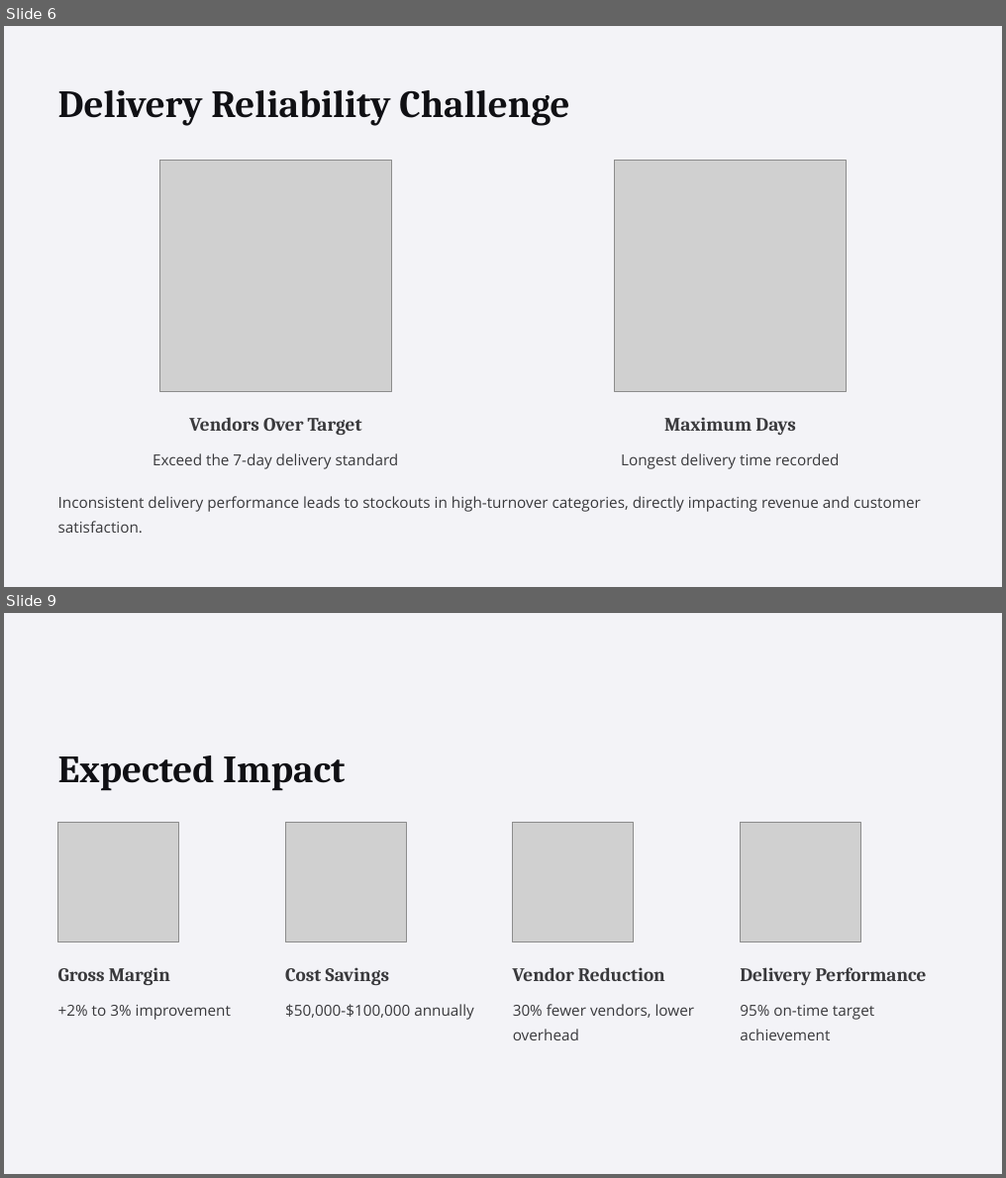
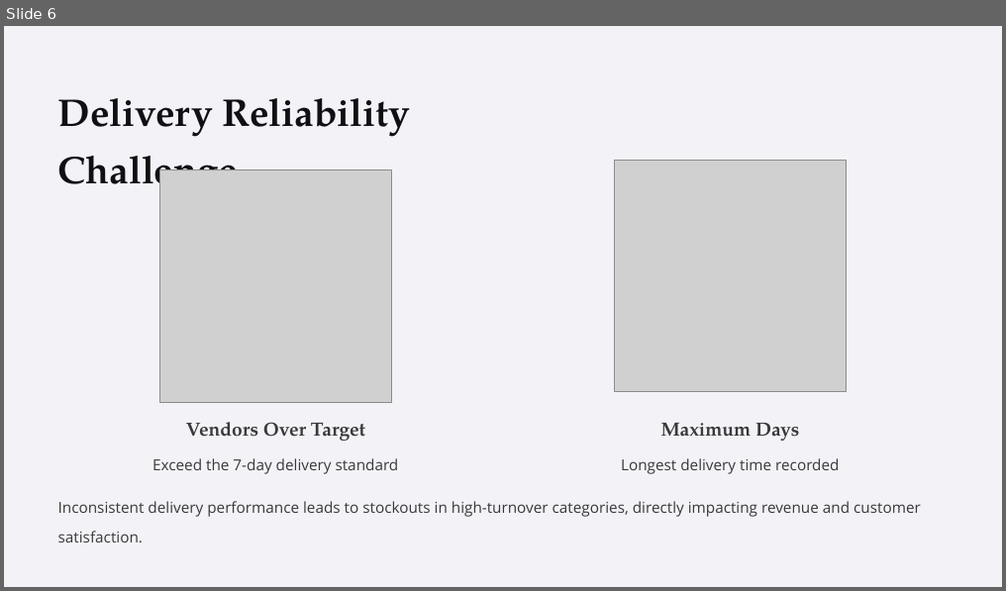
Before and after one commit to Saurabh1222/Liquor-Store-Chain-Vendor-Performance-Analysis, a slide deck: Vendor-Performance-Analysis.pptx. Shown one above the other, each under a label of ours: slides 6 and 9 before the commit, slide 6 after it; the slides between them are not shown. The pictures are 1006x1178 and 1006x591 pixels, drawn with LibreOffice and Linux fonts; fonts in the diff are those of the drawing; grey boxes stand for pictures; background and template pictures are left out. Boxes give left, top, right and bottom in pixels: in the first picture for what was removed or moved away, otherwise in the second. Text is boxed around its words. In the diff, an @@ line names an element or a change of style, - is before the commit and + after.

```diff
--- a/Vendor-Performance-Analysis.pptx
+++ b/Vendor-Performance-Analysis.pptx
@@ slide 9 removed at bbox=[4, 613, 1002, 1174], background #FFFFFF; not listed: 1 template element that a slide beside it also shows @@
@@ text removed at bbox=[58, 756, 345, 791] @@
-Expected Impact
@@ picture removed at bbox=[58, 822, 178, 943] @@
@@ picture removed at bbox=[285, 822, 406, 943] @@
@@ picture removed at bbox=[512, 822, 633, 943] @@
@@ picture removed at bbox=[740, 822, 860, 943] @@
@@ text removed at bbox=[58, 967, 170, 985] @@
-Gross Margin
@@ text removed at bbox=[285, 967, 389, 985] @@
-Cost Savings
@@ text removed at bbox=[513, 967, 665, 981] @@
-Vendor Reduction
@@ text removed at bbox=[740, 967, 927, 985] @@
-Delivery Performance
@@ text removed at bbox=[58, 1005, 231, 1020] @@
-+2% to 3% improvement
@@ text removed at bbox=[285, 1004, 474, 1020] @@
-$50,000-$100,000 annually
@@ text removed at bbox=[513, 1004, 695, 1041] @@
-30% fewer vendors, lower overhead
@@ text removed at bbox=[740, 1005, 874, 1041] @@
-95% on-time target achievement
@@ slide 6 changed as well @@
@@ text "Delivery Reliability Challenge" at bbox=[58, 98, 411, 197]: font Cambria to TeX Gyre Pagella; line spacing 55.5pt to 1.25 @@
@@ picture: place and size @@
-picture at bbox=[160, 160, 392, 392]
+picture at bbox=[160, 171, 392, 402]
@@ text "Vendors Over Target" at bbox=[186, 422, 365, 441]: font Cambria to TeX Gyre Pagella; line spacing 27.5pt to 1.25 @@
@@ text "Maximum Days" at bbox=[661, 423, 799, 441]: font Cambria to TeX Gyre Pagella; line spacing 27.5pt to 1.25 @@
@@ line spacing 28.5pt to 1.63 in 3 elements at bbox=[152, 459, 399, 474], bbox=[621, 459, 839, 474], bbox=[58, 501, 921, 543] @@
```
Also in this commit, not shown: 7 other slides changed, 1 other slide removed.
